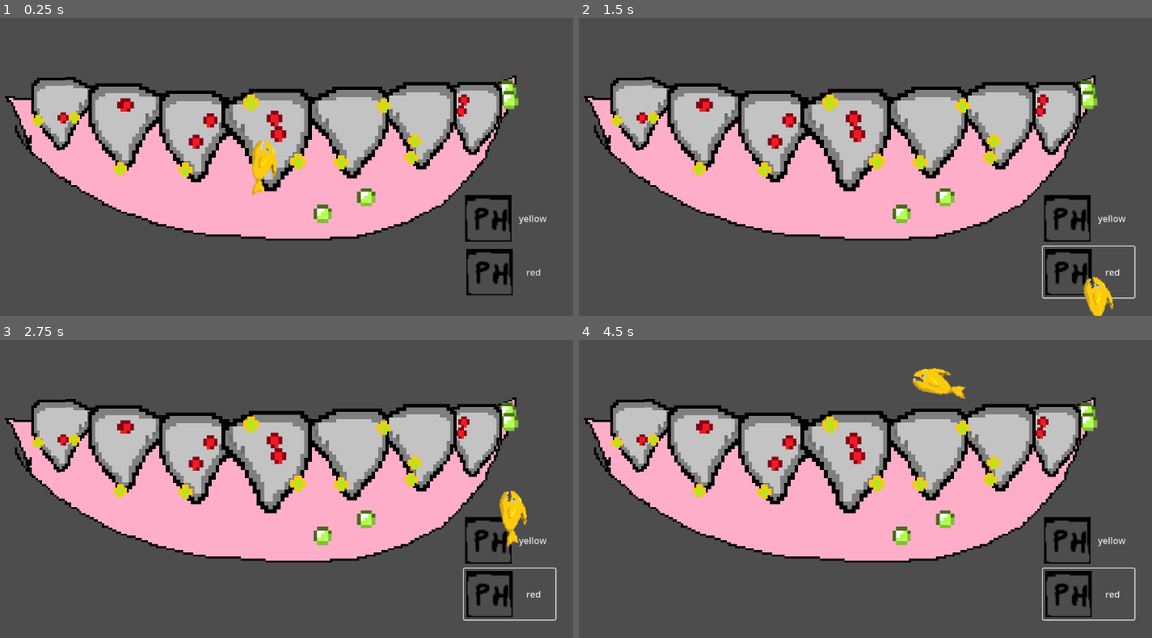
Above: before the commit, frames 1-4 (two rows, left to right).
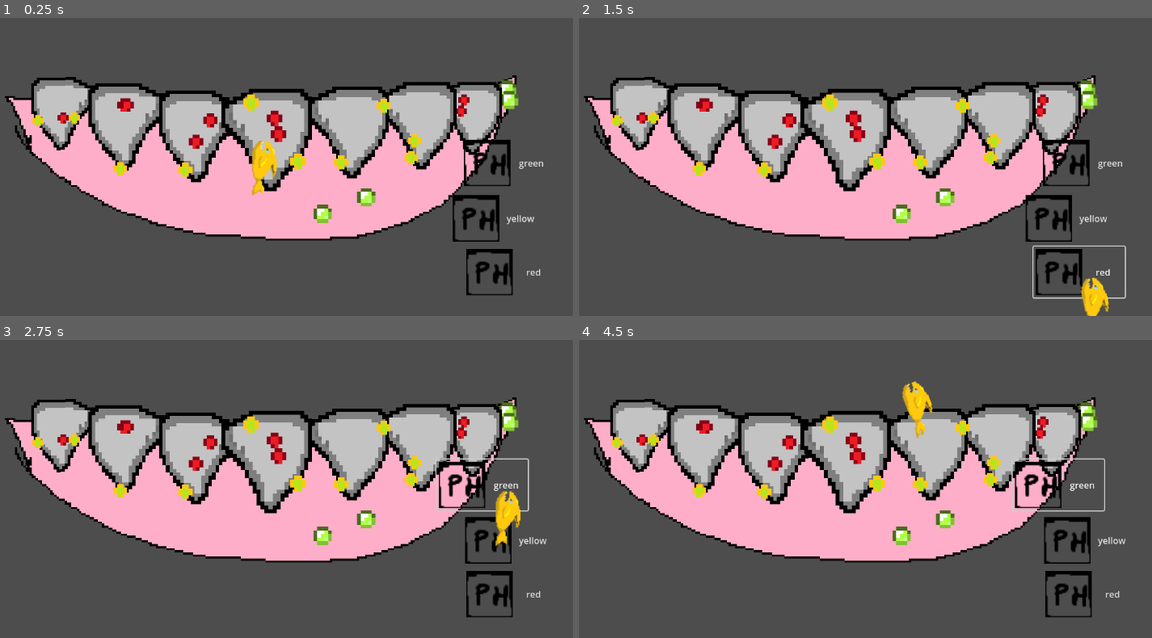
Above: after the commit, the same moments.

Repository: jkopano/barber-fish-barber-shop
Game: Godot game, scene res://src/scenes/dentist/dentist-main.tscn
Same seed, same stepped clock (60 frames per second), same inputs: the game is played once before the commit and once after it.
Inputs (mouse positions are in pixels of both pictures, inside the frame that each line leads up to):
- Up to frame 1 (0.25 s): no input
- Up to frame 2 (1.5 s): click "yellow" at 0.5 s; click "red" at 1.25 s
- Up to frame 3 (2.75 s): click (509, 486) at 2 s, where only the run after the commit has a clickable "green"
- Up to frame 4 (4.5 s): move the mouse to (985, 438) at 2.77 s; hold Right (RIGHT) 2.78-3.5 s; click (985, 438) at 2.92 s; drag from (716, 474) to (808, 527) at 3.52 s; move the mouse to (905, 375) at 4.27 s; hold Right (RIGHT) from 4.28 s (still down); click (905, 375) at 4.42 s

The runs differ from the first frame. In frame 1, 1.3% of the frame differs, in the area x 78-96%, y 40-76%; in frame 2, 2.6%, in the area x 77-98%, y 40-100%; in frame 3, 1.6%; in frame 4, 2.1%.

Commit message:
dentist polish

Diff:
--- a/project.godot
+++ b/project.godot
@@ -24,7 +24,7 @@
 folder_colors={
 "res://place-holders/": "red",
 "res://sprites/": "teal",
-"res://src/": "pink"
+"res://src/": "blue"
 }
 
 [input]
--- a/src/scenes/dentist/dentist-main.tscn
+++ b/src/scenes/dentist/dentist-main.tscn
@@ -9,6 +9,7 @@
 [ext_resource type="Script" uid="uid://roj2ko5w8gks" path="res://src/scenes/dentist/scripts/button.gd" id="5_b13w4"]
 [ext_resource type="Script" uid="uid://b0phdmhcdibrw" path="res://src/scenes/dentist/followingFish.gd" id="8_yjrd2"]
 [ext_resource type="SpriteFrames" uid="uid://i040y6dsw4eq" path="res://src/scenes/dentist/fish_anim.tres" id="9_dc70q"]
+[ext_resource type="Script" uid="uid://celvaa7dgo1rh" path="res://src/scenes/dentist/fishAnimated.gd" id="10_d3hnj"]
 
 [node name="main" type="Node2D"]
 texture_filter = 2
@@ -93,6 +94,17 @@
 expand_icon = true
 script = ExtResource("5_b13w4")
 
+[node name="green" type="Button" parent="."]
+offset_left = 929.0
+offset_top = 329.0
+offset_right = 1092.0
+offset_bottom = 420.0
+text = "green"
+icon = ExtResource("4_0iurs")
+flat = true
+expand_icon = true
+script = ExtResource("5_b13w4")
+
 [node name="mouse following" type="Node2D" parent="."]
 script = ExtResource("8_yjrd2")
 
@@ -105,3 +117,4 @@
 sprite_frames = ExtResource("9_dc70q")
 animation = &"open"
 frame_progress = 0.845024
+script = ExtResource("10_d3hnj")
--- /dev/null
+++ b/src/scenes/dentist/fishAnimated.gd
@@ -0,0 +1,4 @@
+extends AnimatedSprite2D
+
+func _ready() -> void:
+	play("open")
--- a/src/scenes/dentist/followingFish.gd
+++ b/src/scenes/dentist/followingFish.gd
@@ -15,15 +15,15 @@
 	var mouse_velocity = current_mouse_position - last_mouse_position
 
 	if mouse_velocity.length() > 0.01:
+		rotation_smoothness = 5.0
 		wind_direction = -mouse_velocity.normalized()
-		var target_angle = wind_direction.angle()
+	else:
+		rotation_smoothness = 1.0
+		wind_direction = Vector2(1, 0)
+	var target_angle = wind_direction.angle()
 
-		current_rotation = lerp_angle(current_rotation, target_angle, rotation_smoothness * delta)
+	current_rotation = lerp_angle(current_rotation, target_angle, rotation_smoothness * delta)
 
-		get_children()[0].rotation = current_rotation
+	get_children()[0].rotation = current_rotation
 	last_mouse_position = current_mouse_position
 	position = get_viewport().get_mouse_position()
-	queue_redraw()
-
-func _draw():
-	draw_line(get_viewport().get_mouse_position(), get_viewport().get_mouse_position()+(wind_direction*50), Color.AQUA)
--- a/src/scenes/dentist/scripts/button.gd
+++ b/src/scenes/dentist/scripts/button.gd
@@ -1,6 +1,45 @@
 extends Button
 
+var max_x = -50
+var default_position = Vector2.ZERO
+
+var play_anim = 0
+var max_anim_time = 1.0
+var anim_time = 0.
+
+var selected = 0
+
+var isSelected = false
+
+
+func unSelected():
+	if isSelected:
+		play_anim = -1
+		isSelected = false
 func switchCategory():
 	self.get_parent().setCategory(name)
+	if (not isSelected):
+		play_anim = 1
+	isSelected = true
+	for child in get_parent().get_children():
+		if child is Button and child.name != name:
+			child.unSelected();
 func _ready() -> void:
+	if name == "yellow":
+		switchCategory()
+	default_position = position
 	self.pressed.connect(switchCategory)
+func _process(delta: float) -> void:
+	if play_anim != 0:
+		anim_time += delta
+		if anim_time > max_anim_time:
+			if play_anim == 1:
+				selected = 1
+			elif play_anim == -1:
+				selected = 0
+			play_anim = 0
+			anim_time = 0.
+
+	var t: float = clamp(anim_time / max_anim_time, 0.0, 1.0)
+	var ease_out: float = 1.0 - pow(1.0 - t, 2)
+	position.x = default_position.x + (ease_out * max_x*play_anim) + (selected * max_x)
--- a/src/scenes/dentist/scripts/mouth.gd
+++ b/src/scenes/dentist/scripts/mouth.gd
@@ -36,7 +36,7 @@
 	if Input.is_mouse_button_pressed(MOUSE_BUTTON_LEFT):
 		pressed = true
 	else:
-		if pressed == true:
+		if pressed == true and get_parent().getCategory() == "green":
 			for peaBean in peas:
 				if peaBean.clean(60):
 					peas.erase(peaBean)
Not shown: 1 places in src/scenes/dentist/dentist-main.tscn that only renumber resources
Not shown, added: src/scenes/dentist/fishAnimated.gd.uid
